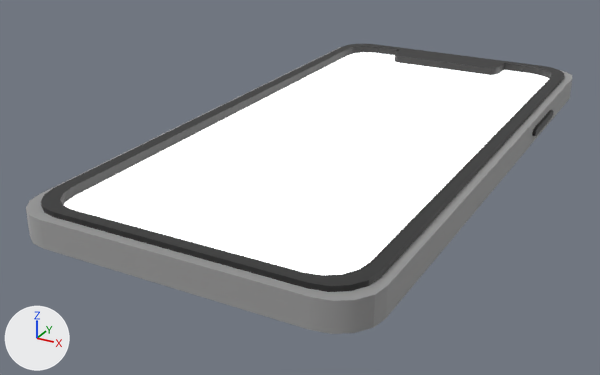
The glTF model model/iphone.glb: old version first, new version second.
One viewpoint serves both versions: a 50 mm lens placed at (2.58, -5.57, 2.25), pointed at (-0.29, -0.35, -0.36). Arrows for +X, +Y and +Z are at lower left; the lights stay in place. Where no turn or scale is listed for an object, it has been applied to the vertices.
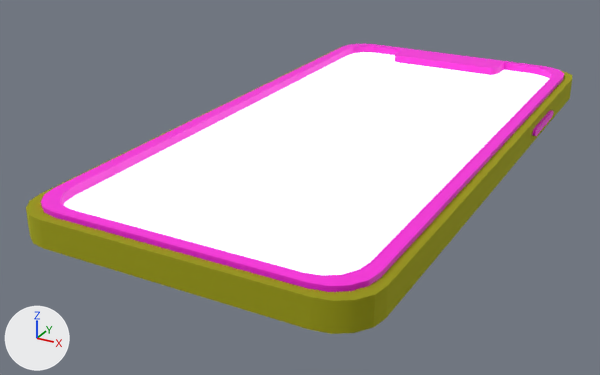
Pixel boxes [x1, y1, x2, y2] of what changed, in the pictures (600 x 375 px):
'Plane', recoloured
    both: [26, 44, 572, 334]

Edits to the bpy script that builds the scene:
```text
Change mat_material_003:
    mat_material_003.base_color: (0.556, 0.556, 0.556) -> (0.555, 0.556, 0.0429)  # light grey #c5c5c5 -> yellow #c4c53a
Change mat_material_004:
    mat_material_004.base_color: (0.0291, 0.0291, 0.0291) -> (1.0, 0.0159, 0.747)  # black #303030 -> pink #ff22e0
```
